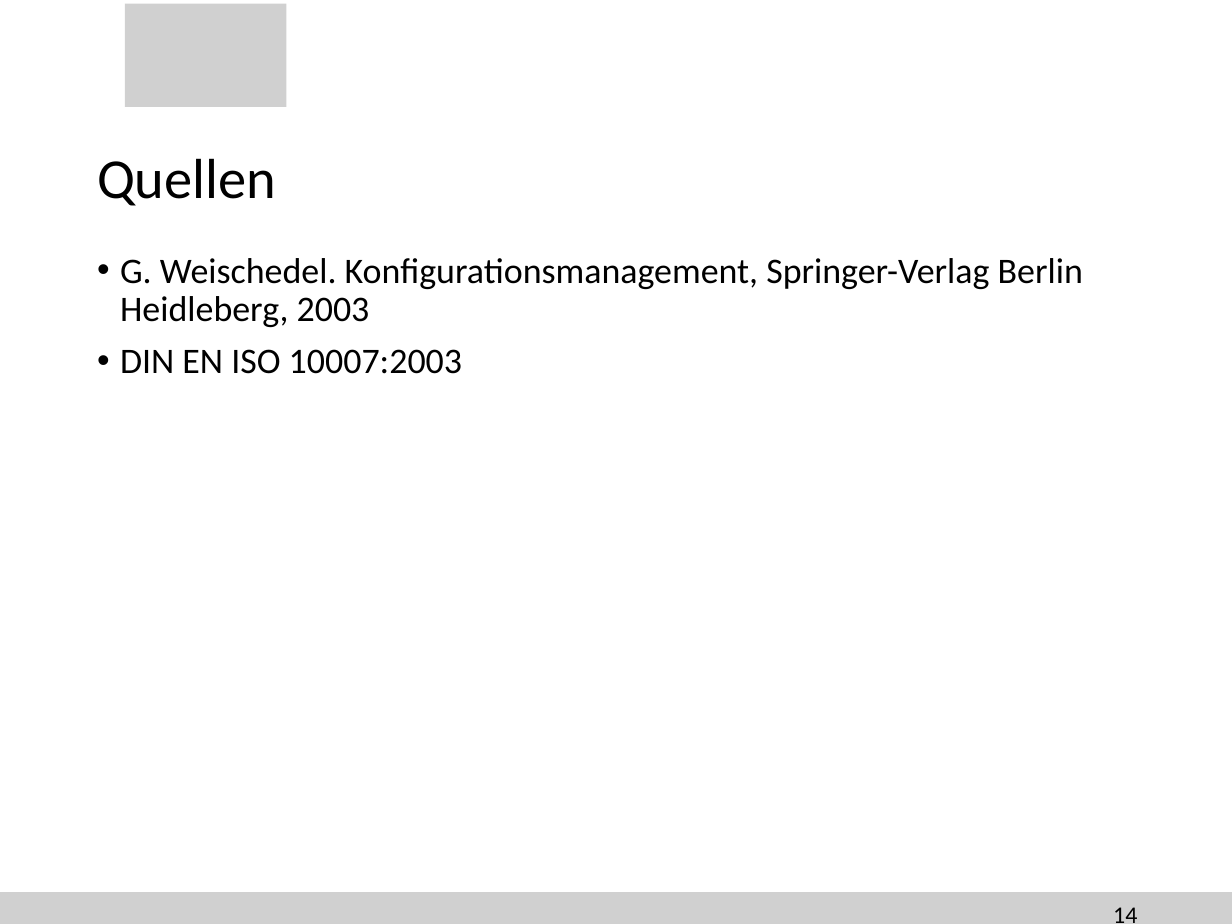
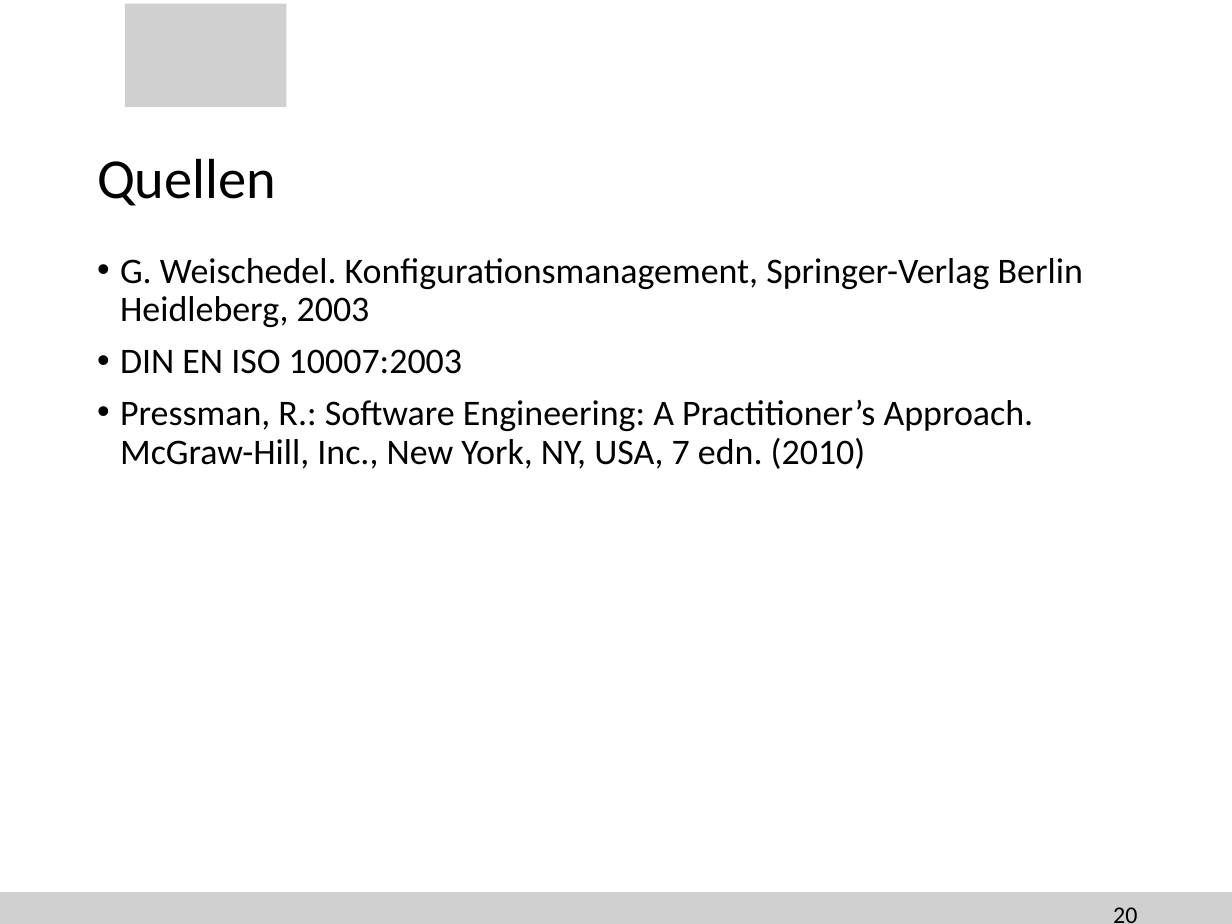
Before and after one commit to SteiMi/swm-seminar, a slide deck: slide 20 of Präsentation/seminar.pptx (slide 14 before the commit). Drawn at 1232x924 pixels with LibreOffice and Linux fonts; fonts in the diff are those of the drawing; background and template pictures are left out. Boxes give left, top, right and bottom in pixels: in the first picture for what was removed or moved away, otherwise in the second. Text is boxed around its words. In the diff, an @@ line names an element or a change of style, - is before the commit and + after.

```diff
--- a/Präsentation/seminar.pptx
+++ b/Präsentation/seminar.pptx
@@ text at box(120, 399, 1034, 469): paragraph added @@
+• Pressman, R.: Software Engineering: A Practitioner’s Approach. McGraw-Hill, Inc., New York, NY, USA, 7 edn. (2010)
@@ page number at box(1113, 907, 1137, 923): text changed @@
-14
+20
```
Also in this commit, not shown: 1 other slide changed, 6 slides added, 1 other file.
